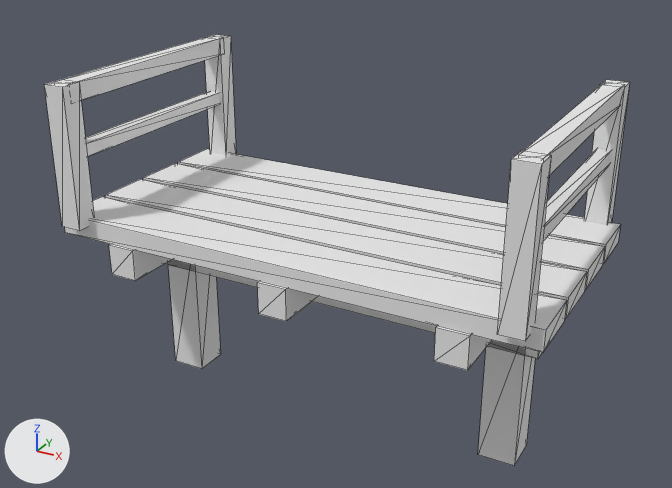
The glTF model assets/models/drawbridge-span.glb, before and after one commit.
Before and after are seen from a 50 mm lens placed at (3.31, -6.06, 3.71), pointed at (-0.02, 0.0, 0.68). Lighting does not change. The marker at lower left points along +X, +Y and +Z. The older version comes first. Mesh edges are drawn as thin lines. Vertices at exactly the same position are counted once.

In view in the first picture: 'drawbridge-span'.
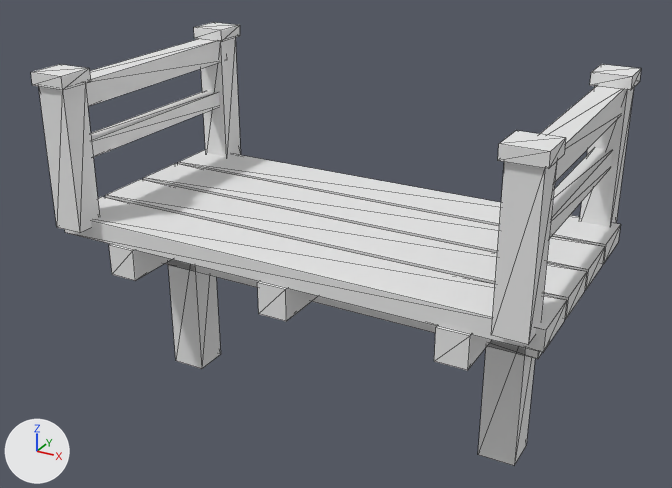
Boxes [x1, y1, x2, y2] around the edits, measured in the pictures (672 x 488 px; the box of a moved part takes in the faces that stretch with it):
'drawbridge-span', reshaped
    before: [44, 35, 630, 466]
    after: [31, 22, 641, 466]
part 1 of me_drawbridge_span, added
    after: [194, 22, 240, 42]
part 2 of me_drawbridge_span, added
    after: [85, 39, 220, 106]
part 3 of me_drawbridge_span, added
    after: [91, 90, 219, 157]
part 4 of me_drawbridge_span, moved or reshaped
    before: [497, 151, 551, 341]
    after: [491, 161, 557, 345]
part 5 of me_drawbridge_span, added
    after: [498, 130, 566, 169]
part 6 of me_drawbridge_span, added
    after: [540, 86, 624, 182]
part 7 of me_drawbridge_span, added
    after: [549, 148, 613, 239]
part 8 of me_drawbridge_span, built on
    before: [44, 36, 630, 241]
    after: [31, 64, 641, 233]

Edits to the bpy script that builds the scene:
```text
Change me_drawbridge_span:
    used by ob_drawbridge_span; location = (0.0, 0.0, 0.0)
    remove me_drawbridge_span.from_pydata(...)  # 144 vertices, 204 faces; spans x -2.0..2.0, y -1.09..1.09, z -0.8..2.01
    add me_drawbridge_span.from_pydata(...)  # 176 vertices, 252 faces; spans x -2.0..2.0, y -1.15..1.15, z -0.8..2.1
    me_drawbridge_span part 1: a new loose piece, a box spanning x -1.97..-1.67, y 0.85..1.15, z 2.0..2.1, in mat_palette (its picture is missing)
    me_drawbridge_span part 2: a new loose piece, a box spanning x -1.92..-1.72, y -1.0..1.0, z 1.8..2.0, in mat_palette (its picture is missing)
    me_drawbridge_span part 3: a new loose piece, a box spanning x -1.89..-1.75, y -1.0..1.0, z 1.38..1.52, in mat_palette (its picture is missing)
    me_drawbridge_span part 4: the loose piece of 8 vertices spanning x 1.73..1.91, y -1.09..-0.91, z 0.85..2.0 is scaled about its middle by (1.33, 1.33, 1)
    me_drawbridge_span part 5: a new loose piece, a box spanning x 1.67..1.97, y -1.15..-0.85, z 2.0..2.1, in mat_palette (its picture is missing)
    me_drawbridge_span part 6: a new loose piece, a box spanning x 1.72..1.92, y -1.0..1.0, z 1.8..2.0, in mat_palette (its picture is missing)
    me_drawbridge_span part 7: a new loose piece, a box spanning x 1.75..1.89, y -1.0..1.0, z 1.38..1.52, in mat_palette (its picture is missing)
    me_drawbridge_span part 8
    36 vertices are removed from x -1.91..1.91, y -1.09..1.09, z 0.85..2.01
    66 faces are deleted
    20 vertices move from x -1.91..1.89, y -1.0..1.09, z 0.85..2.01 to x -1.97..1.97, y -1.15..1.15, z 0.85..2.1
    20 vertices are added at x -1.97..1.97, y -1.15..1.15, z 0.85..2.1
    42 new faces join them
```
